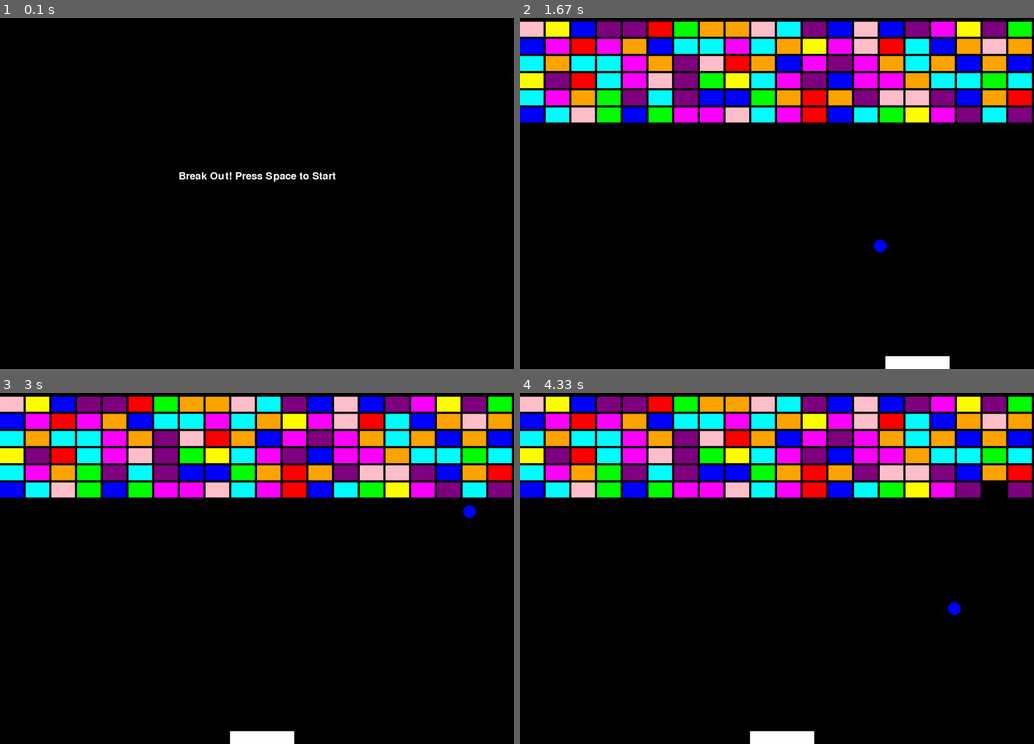
Above: before the commit, frames 1-4 (two rows, left to right).
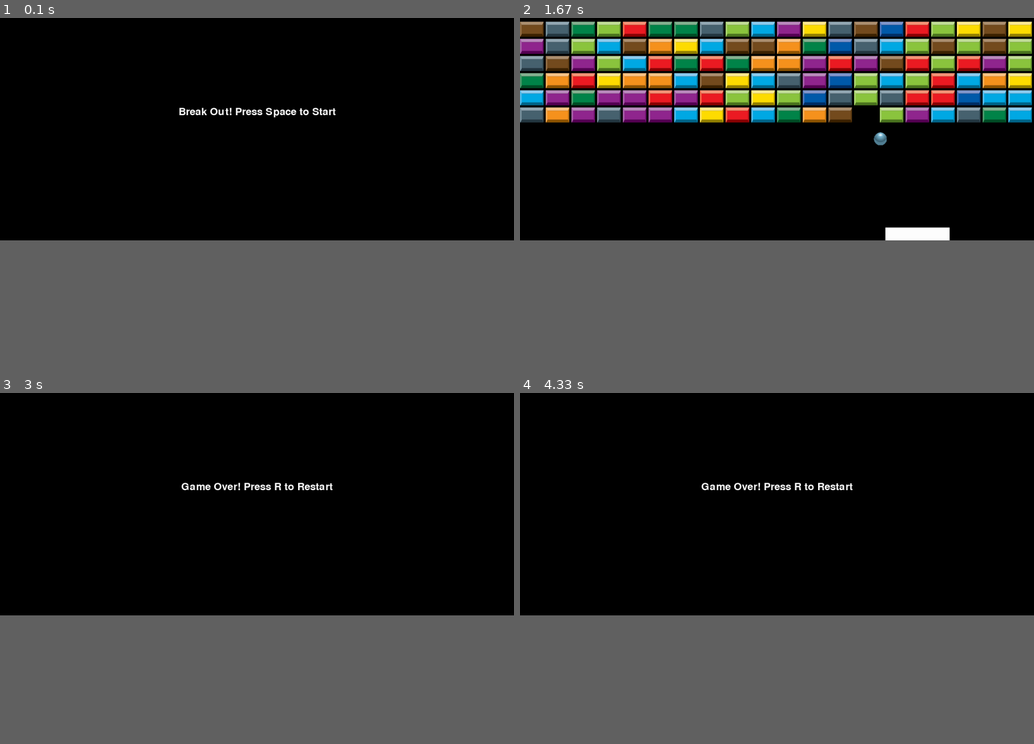
Above: after the commit, the same moments.

Repository: prakhar479/Breakout_pygame
Game: pygame game, started from game/main.py
The game is run twice, just before and just after one commit, with the same random seed, the same clock (stepped at 60 frames per second) and the same inputs.
Inputs:
- Up to frame 1 (0.1 s): no input
- Up to frame 2 (1.67 s): tap Space at 0.33 s; hold Right 0.67-1.13 s; hold Right 1.17-1.63 s
- Up to frame 3 (3 s): hold Left 1.67-2.2 s; hold Left 2.23-2.63 s
- Up to frame 4 (4.33 s): no input
In our replay, the window is 900x675 before the commit and 900x450 after it. These sizes can differ from the game's own. Grey fills any space a smaller window leaves; there, only what the larger window draws over its background counts as a difference.

The runs differ from the first frame. In frame 1, 0.7% of the frame differs, in the area x 34-66%, y 25-47%; in frame 2, 26%, in the area x 0-100%, y 0-100%; in frame 3, 25%; in frame 4, 25%.

Commit message:
sprites torchik

Diff:
--- a/game/ball.py
+++ b/game/ball.py
@@ -1,22 +1,61 @@
 import pygame
 import math
+import random
 from constants import *
 
+
+import pygame
+import math
+
+
 class Ball:
+    """
+    Represents a ball in the game.
+
+    Attributes:
+        screen (pygame.Surface): The game screen.
+        radius (int): The radius of the ball.
+        color (tuple): The color of the ball.
+        position (list): The position of the ball.
+        velocity (list): The velocity of the ball.
+        sprite (pygame.Surface): The sprite of the ball.
+    """
+
     def __init__(self, screen, radius, color, initial_position):
+        """
+        Initializes a new instance of the Ball class.
+
+        Args:
+            screen (pygame.Surface): The game screen.
+            radius (int): The radius of the ball.
+            color (tuple): The color of the ball.
+            initial_position (tuple): The initial position of the ball.
+        """
         self.screen = screen
         self.radius = radius
         self.color = color
-        self.position = list(initial_position)  # Convert tuple to list for mutable position
-        self.velocity = [0, 0]  # Random initial velocity
+        # Convert tuple to list for mutable position
+        self.position = list(initial_position)
+        self.velocity = [0, 0]
+
+        sprite = pygame.image.load(BALL_SPRITE)  # Load the sprite
+        # Scale the sprite to the ball size
+        self.sprite = pygame.transform.scale(sprite, (2*radius, 2*radius))
 
     def update(self, paddle, block_array):
+        """
+        Updates the ball's position and velocity.
+
+        Args:
+            paddle (Paddle): The paddle object.
+            block_array (BlockArray): The block array object.
+        """
         # Update ball position based on velocity
         self.position[0] += self.velocity[0]
         self.position[1] += self.velocity[1]
 
-        self.velocity[0]*=FRAME_MULT
-        self.velocity[1]*=FRAME_MULT
+        self.velocity[0] *= FRAME_MULT
+        self.velocity[1] *= FRAME_MULT
         # Reverse direction if ball hits the edge of the screen
         if self.position[0] < self.radius or self.position[0] > self.screen.get_width() - self.radius:
             self.velocity[0] = -self.velocity[0]
@@ -27,7 +66,6 @@
             pygame.mixer.Sound(MUSIC_FILES[3]).play()
             # pygame.mixer.music.play()
 
-
         if self.collides_with_paddle(paddle):
             self.velocity[1] = -self.velocity[1]
             self.position[1] = 855
@@ -35,23 +73,39 @@
             pygame.mixer.Sound(MUSIC_FILES[2]).play()
             # pygame.mixer.music.play()
 
-
-        dir,orient = block_array.update(self)
-        self.velocity[dir]*=orient
-
-
+        dir, orient = block_array.update(self)
+        self.velocity[dir] *= orient
 
     def collides_with_paddle(self, paddle):
+        """
+        Checks if the ball collides with the paddle.
+
+        Args:
+            paddle (Paddle): The paddle object.
+
+        Returns:
+            bool: True if the ball collides with the paddle, False otherwise.
+        """
         paddle_rect = paddle.rect
         ball_center = (self.position[0], self.position[1])
 
-        closest_x = max(paddle_rect.left, min(ball_center[0], paddle_rect.right))
-        closest_y = max(paddle_rect.top, min(ball_center[1], paddle_rect.bottom))
+        closest_x = max(paddle_rect.left, min(
+            ball_center[0], paddle_rect.right))
+        closest_y = max(paddle_rect.top, min(
+            ball_center[1], paddle_rect.bottom))
 
-        distance = math.sqrt((ball_center[0] - closest_x) ** 2 + (ball_center[1] - closest_y) ** 2)
+        distance = math.sqrt(
+            (ball_center[0] - closest_x) ** 2 + (ball_center[1] - closest_y) ** 2)
 
         return distance <= self.radius
 
     def draw(self):
+        """
+        Draws the ball onto the screen.
+        """
         # Draw the ball onto the screen
-        pygame.draw.circle(self.screen, self.color, (int(self.position[0]), int(self.position[1])), self.radius)
+        # pygame.draw.circle(self.screen, self.color, (int(self.position[0]), int(self.position[1])), self.radius)
+        # calculate the offset position for the sprite
+        offset_pos = (int(self.position[0])-self.radius,
+                      int(self.position[1])-self.radius)
+        self.screen.blit(self.sprite, offset_pos)
--- a/game/blocks.py
+++ b/game/blocks.py
@@ -11,12 +11,17 @@
         self.block_height = block_height
         self.block_spacing = block_spacing
         self.lines = lines
+        self.blocks = []
         self.n = 0
+        self.SPRITES = [pygame.image.load(sprite) for sprite in BLOCK_SPRITES]
+
+        # Scale the block sprites to the block size
+        for i in range(len(self.SPRITES)):
+            self.SPRITES[i] = pygame.transform.scale(self.SPRITES[i], (block_width, block_height))
 
     def initialize_block_pos(self):
         x = (self.screen.get_width() - self.num_blocks * (self.block_width + self.block_spacing)) // 2
         y = 50  # Top margin for the blocks
-        self.block_pos = []
         self.n = 0
         block_width = self.block_width + self.block_spacing
         for _ in range(self.lines):
@@ -28,8 +33,9 @@
                 block_y = y
                 k = random.randint(1,10)
                 # if(pattern(block_x,block_y)):
-                color = random.choice([RED, GREEN, BLUE, YELLOW, CYAN, MAGENTA, ORANGE, PINK, PURPLE,])
-                self.block_pos.append((block_x,block_y,color))
+                # color = random.choice([RED, GREEN, BLUE, YELLOW, CYAN, MAGENTA, ORANGE, PINK, PURPLE,])
+                color = random.choice(self.SPRITES)
+                self.blocks.append((block_x,block_y,color))
                 self.n+=1
 
 
@@ -37,18 +43,19 @@
 
         for i in range(self.n):
             # Calculate position of each block
-            block_x = self.block_pos[i][0]
-            block_y = self.block_pos[i][1]
-            color = self.block_pos[i][2]
+            block_x = self.blocks[i][0]
+            block_y = self.blocks[i][1]
+            color = self.blocks[i][2]
 
             # Draw block
-            pygame.draw.rect(self.screen, color, (block_x, block_y, self.block_width, self.block_height))
+            # pygame.draw.rect(self.screen, color, (block_x, block_y, self.block_width, self.block_height))
+            self.screen.blit(color, (block_x, block_y))
 
     def update(self, ball):
-        # n = len(self.block_pos)
+        # n = len(self.blocks)
         for i in range(self.n):
 
-            block_x, block_y, _ = self.block_pos[i]
+            block_x, block_y, _ = self.blocks[i]
             if self.is_ball_colliding_with_block(ball, block_x, block_y):
 
                 ball_center = (ball.position[0], ball.position[1])
@@ -56,7 +63,7 @@
                 closest_x = max(block_x, min(ball_center[0], block_x + self.block_width))
                 closest_y = max(block_y, min(ball_center[1], block_y + self.block_height))
                 self.n-=1
-                del self.block_pos[i]
+                del self.blocks[i]
                 k = random.randint(0,1)
 
                 pygame.mixer.Sound(MUSIC_FILES[k]).play()
--- a/game/constants.py
+++ b/game/constants.py
@@ -36,7 +36,7 @@
 global SCREEN_WIDTH
 SCREEN_WIDTH = 1200
 global SCREEN_HEIGHT
-SCREEN_HEIGHT = 900
+SCREEN_HEIGHT = 600
 
 
 global PADDLE_SPEED
@@ -63,4 +63,13 @@
 FRAME_MULT = 1.0005
 
 global MUSIC_FILES
-MUSIC_FILES = ["../SOUND/brick-hit-1.wav","../SOUND/brick-hit-2.wav","../SOUND/paddle_hit.wav", "../SOUND/wall_hit.wav", "../SOUND/breakout_bg_music.wav"]
+MUSIC_FILES = ["../SOUND/brick-hit-1.wav", "../SOUND/brick-hit-2.wav",
+               "../SOUND/paddle_hit.wav", "../SOUND/wall_hit.wav", "../SOUND/breakout_bg_music.wav"]
+
+global BALL_SPRITE
+BALL_SPRITE = "../Sprites/Ball.png"
+
+global BLOCK_SPRITES
+BLOCK_SPRITES = ["../Sprites/Blue.png", "../Sprites/Green.png", "../Sprites/Red.png", "../Sprites/Yellow.png",
+                 "../Sprites/Bright-Blue.png", "../Sprites/Purple.png", "../Sprites/Orange.png", "../Sprites/Brown.png",
+                 "../Sprites/Light-Green.png", "../Sprites/Grey.png"]
--- a/game/main.py
+++ b/game/main.py
@@ -146,18 +146,13 @@
     PADDLE_SPEED = 5
     paddle.speed = 0
 
+# Mapping the states to their respective functions
+States = {"start": StartGame, "play": playGame, "over": gameOver}
 
 while running:
-    match STATE:
-        case "start":
-            StartGame()
 
-        case "play":
-            playGame()
-
-        case "over":
-            gameOver()
-
+    # Call the appropriate function based on the current state
+    States[STATE]()
 
     # Cap the frame rate
     clock.tick(60)
